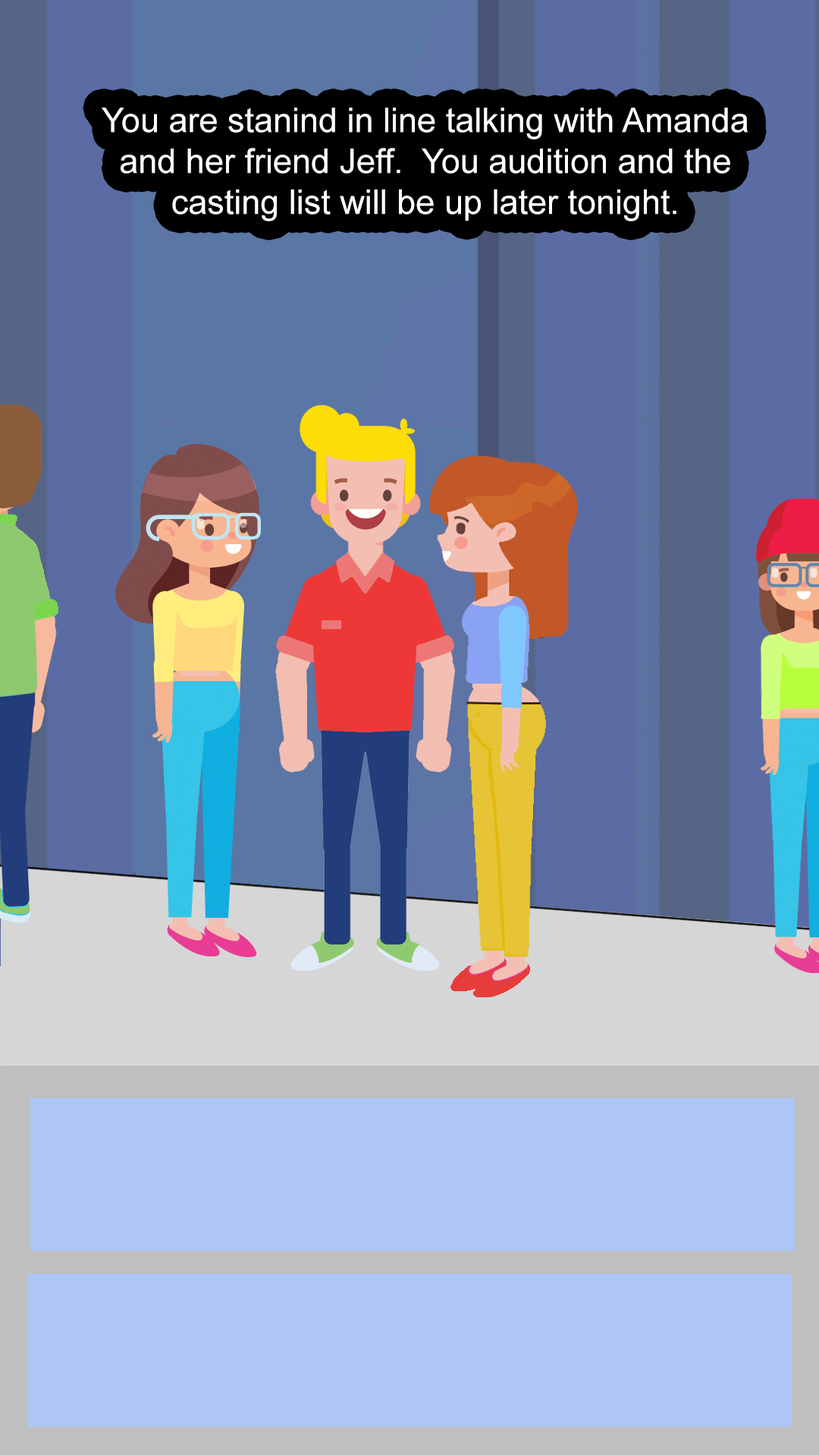
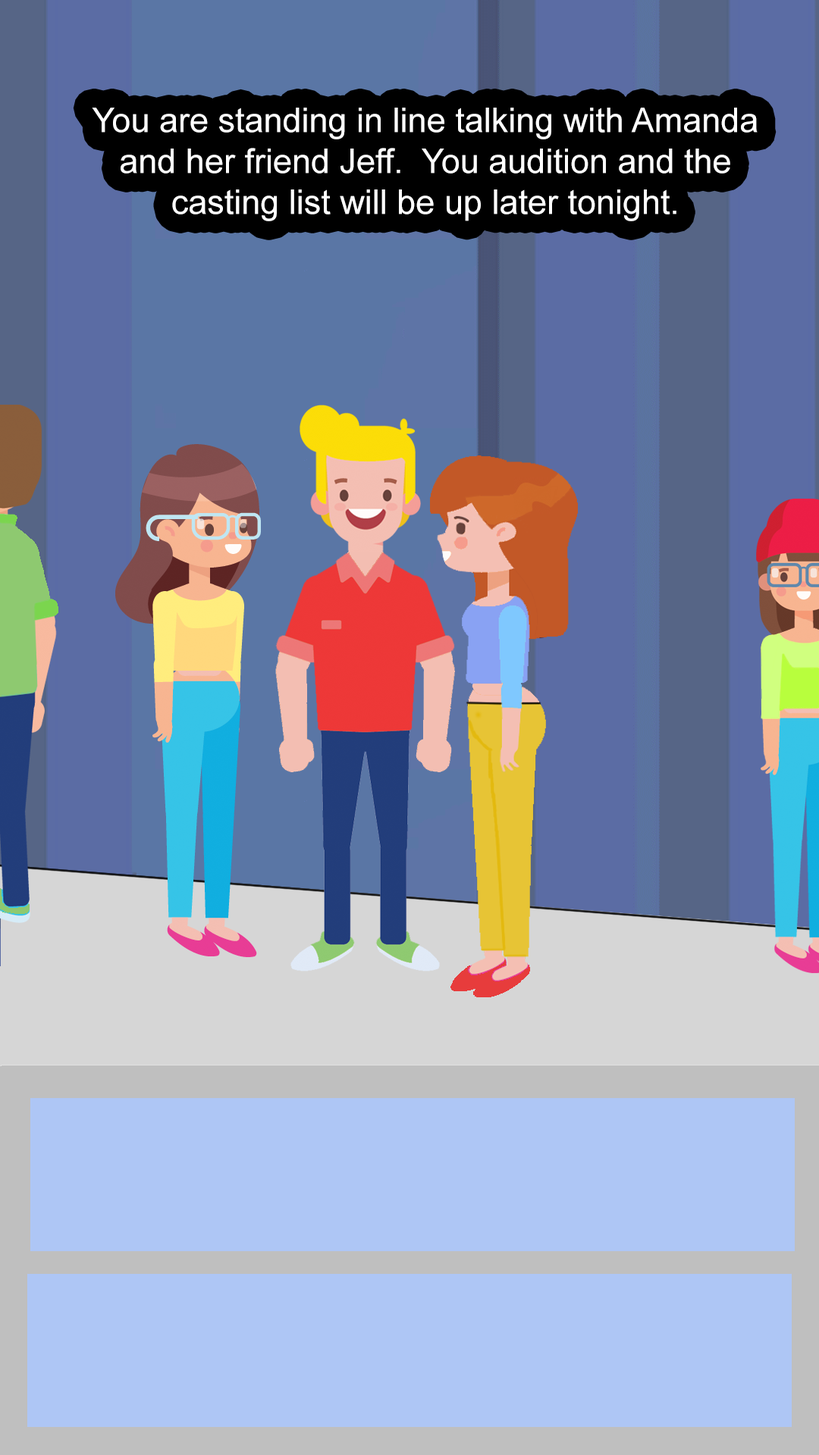
Two versions of the same layered image (w=819, h=1455). Layer-by-layer changes:
renamed "You are stanind in line talking with Amanda and her friend Jeff" to "You are standing in line talking with Amanda and her friend Jef", painted on it over [91, 107, 758, 152]
